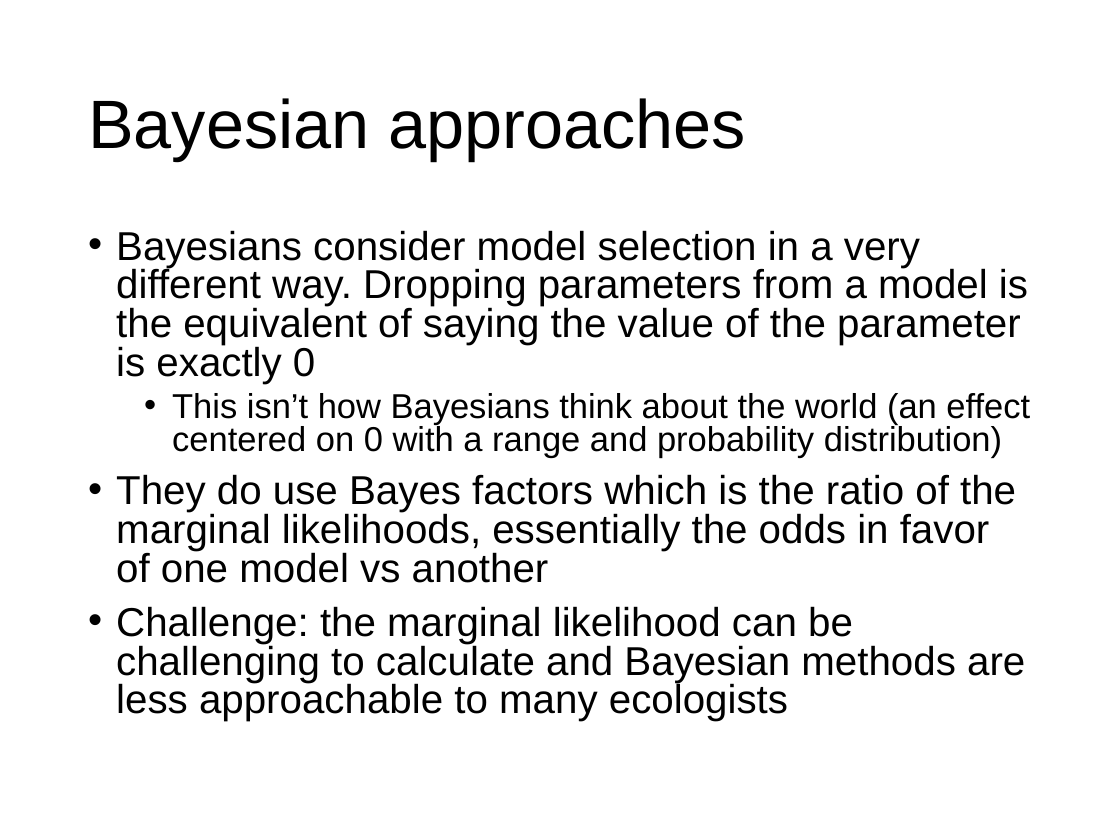
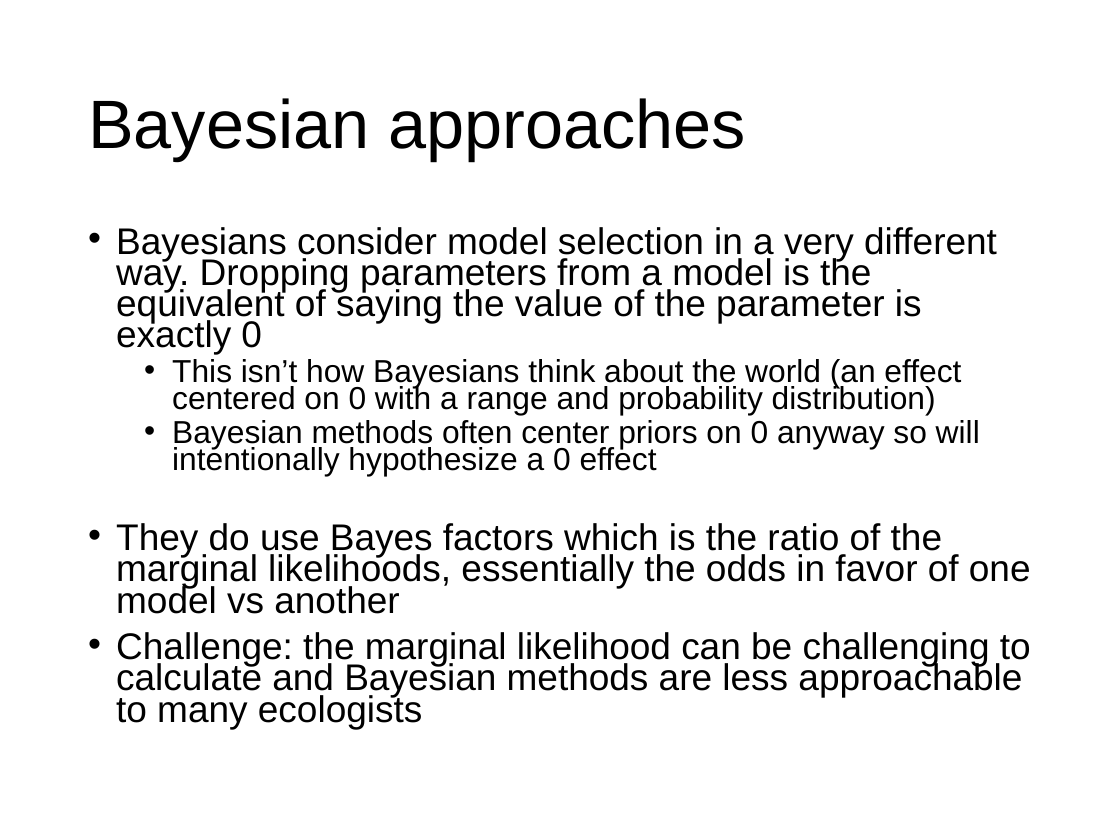
Before and after one commit to VTQuantMethodsEEB/klangwig, a slide deck: slide 33 of lectures/le111_model_selection.pptx (slide 31 before the commit). Drawn at 1120x840 pixels with LibreOffice and Linux fonts; fonts in the diff are those of the drawing. Boxes give left, top, right and bottom in pixels: in the first picture for what was removed or moved away, otherwise in the second. Text is boxed around its words. In the diff, an @@ line names an element or a change of style, - is before the commit and + after.

```diff
--- a/lectures/le111_model_selection.pptx
+++ b/lectures/le111_model_selection.pptx
@@ text at <box>116,227,1031,728</box>: size 25.9 to 23.8 pt in "Bayesians consider model selection in a very ...", "They do use Bayes factors which is ...", "Challenge: the marginal likelihood can be challenging ..."; size 22.2 to 20.4 pt in "This isn’t how Bayesians think about the ..."; line spacing 0.8 to 0.7 @@
@@ text at <box>172,420,980,476</box>: paragraph added @@
+  • Bayesian methods often center priors on 0 anyway so will intentionally hypothesize a 0 effect
```
Also in this commit, not shown: 1 other slide changed, 2 slides added, 13 other files.
